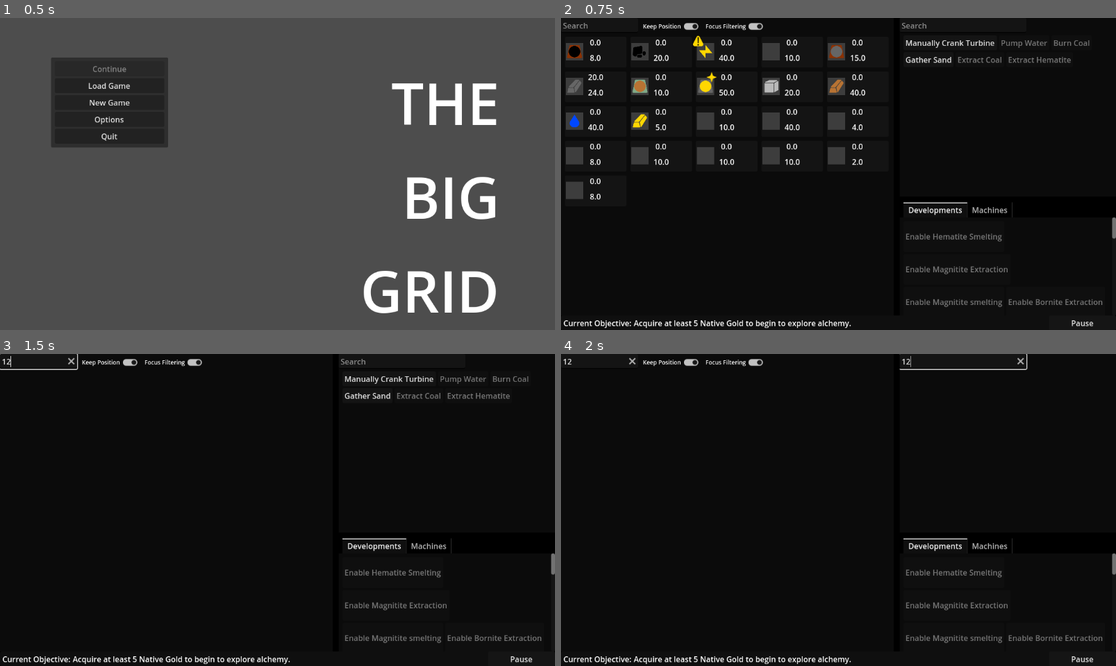
Above: before the commit, frames 1-4 (two rows, left to right).
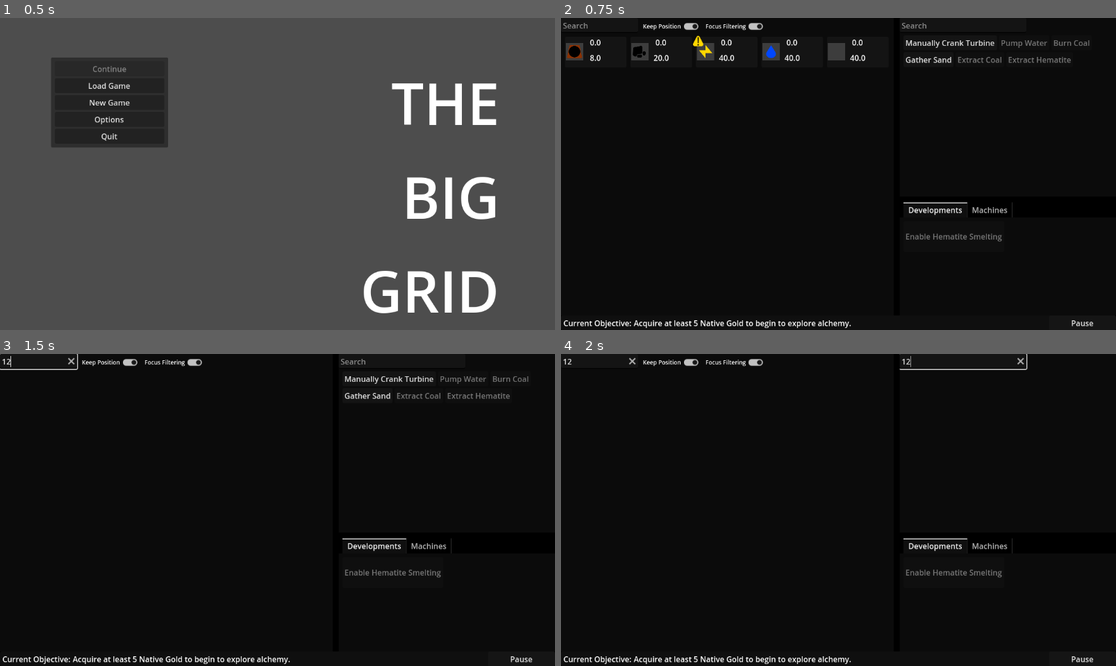
Above: after the commit, the same moments.

Repository: Carth501/The-Big-Grid
Game: Godot game, scene res://scenes/MainMenu.tscn
Same seed, same stepped clock (60 frames per second), same inputs: the game is played once before the commit and once after it. Sound files missing from this copy of the repository are replaced by a short silence.
Inputs (mouse positions are in pixels of both pictures, inside the frame that each line leads up to):
- Up to frame 1 (0.5 s): no input
- Up to frame 2 (0.75 s): click "New Game" at 0.5 s
- Up to frame 3 (1.5 s): click (38, 360) at 1.27 s; type "12" at 1.35 s
- Up to frame 4 (2 s): click (960, 360) at 1.5 s; type "12" at 1.58 s

Frame 1 is identical in both runs. In frame 2, 4.4% of the frame differs, in the area x 0-100%, y 8-93%; in frame 3, 0.6%; in frame 4, 0.6%.

Commit message:
implement supply and development revealing

Diff:
--- a/scenes/Game.tscn
+++ b/scenes/Game.tscn
@@ -557,6 +557,7 @@
 [connection signal="action_search_filter" from="Logic/ActionManager" to="Display/MiddleSplit/RightSplit/ActionBackground/ActionScrollContainer/MarginContainer/HFlowContainer" method="filter_actions"]
 [connection signal="new_action" from="Logic/ActionManager" to="Display/MiddleSplit/RightSplit/ActionBackground/ActionScrollContainer/MarginContainer/HFlowContainer" method="build_action_button"]
 [connection signal="open_menu" from="Logic/ActionManager" to="Display/MiddleSplit/RightSplit/ActionBackground" method="open_menu"]
+[connection signal="reveal_supply" from="Logic/ActionManager" to="Logic/SupplyCollection" method="reveal_supply"]
 [connection signal="update_filter" from="Logic/FilterForeman" to="Display/MiddleSplit/SupplyBackground/SupplyScrollContainer/MarginContainer/HFlowContainer" method="filter"]
 [connection signal="update_focus_filtering" from="Logic/OptionsOverseer" to="Logic/FilterForeman" method="set_secondary_filter_active"]
 [connection signal="newStepDescription" from="Logic/ObjectiveSystem" to="Display/Panel/CurrentObjectiveLine" method="update_objective"]
--- a/scenes/display/SupplyDisplay.tscn
+++ b/scenes/display/SupplyDisplay.tscn
@@ -10,6 +10,7 @@
 [ext_resource type="Script" path="res://scripts/display/SupplyWarning.gd" id="8_0ypd4"]
 
 [node name="SupplyDisplay" type="Control" node_paths=PackedStringArray("supply_icon_display", "value_label", "max_label", "delta_label", "supply_button", "supply_change_feedback", "supply_curtain", "objective_star", "supply_warning")]
+visible = false
 custom_minimum_size = Vector2(128, 64)
 layout_mode = 3
 anchors_preset = 0
--- a/scripts/display/DevButton.gd
+++ b/scripts/display/DevButton.gd
@@ -6,6 +6,9 @@
 var complete := false
 @export var description_popup : PanelContainer
 @export var description : Label
+
+func _ready() -> void:
+	visible = false
 
 func set_id(new_id : String):
 	id = new_id
@@ -17,6 +20,7 @@
 	set_enabled(dev.available)
 	set_strings(dev.translated_strings)
 	dev.update_translations.connect(set_strings)
+	dev.reveal.connect(reveal)
 	development = dev
 
 func set_strings(new_strings : Dictionary):
@@ -56,3 +60,7 @@
 
 func lose_focus():
 	development.lose_focus()
+
+func reveal():
+	if(!complete):
+		visible = true
--- a/scripts/display/SupplyDisplay.gd
+++ b/scripts/display/SupplyDisplay.gd
@@ -10,6 +10,7 @@
 @export var objective_star : Objective_Star
 @export var supply_warning : Supply_Warning
 var supply : Supply
+var revealed := false
 var showing := true
 var static_position := true
 
@@ -17,6 +18,7 @@
 supply_collection : Supply_Collection,
 options_overseer : Options_Overseer):
 	supply = supply_collection.get_supply(id)
+	supply.reveal_this.connect(reveal)
 	value_label.text = center(str("%.1f" % supply.value))
 	supply.update_value.connect(set_value_display)
 	supply.new_delta.connect(add_new_delta)
@@ -35,6 +37,8 @@
 		var warning_num = (1.0 - supply.degrade) * 100
 		var warning_text = str("This resource degrades ", warning_num, "%.")
 		supply_warning.add_text(warning_text)
+	visible = revealed
+
 
 func set_icon_display():
 	if(supply.supply_icon_path != null && supply.supply_icon_path != ""):
@@ -65,8 +69,19 @@
 func set_active():
 	supply_curtain.visible = false
 
+func reveal():
+	revealed = true;
+	if(static_position):
+		visible = true
+		supply_button.visible = showing
+	else:
+		visible = showing
+		supply_button.visible = true
+
 func show_supply(setting : bool):
 	showing = setting
+	if(!revealed):
+		return
 	if(static_position):
 		supply_button.visible = showing
 	else:
@@ -74,6 +89,8 @@
 
 func set_static_position(setting : bool):
 	static_position = setting
+	if(!revealed):
+		return
 	if(!showing):
 		if(static_position):
 			visible = true
--- a/scripts/logic/ActionManager.gd
+++ b/scripts/logic/ActionManager.gd
@@ -3,6 +3,7 @@
 signal open_menu(action : Action)
 signal new_action(id : String)
 signal action_search_filter(Array)
+signal reveal_supply(String)
 
 @export var supply_collection : Supply_Collection
 @export var filter_foreman : Filter_Foreman
@@ -22,6 +23,9 @@
 	new_action_logic.set_filter_foreman(filter_foreman)
 	new_action.emit(id)
 	new_action_logic.open_menu.connect(open_action_menu)
+	var changes = ActionsSingle.data[id].changes
+	for change in changes:
+		reveal_supply.emit(change)
 
 func open_action_menu(id : String):
 	open_menu.emit(full_action_list[id])
--- a/scripts/logic/Development.gd
+++ b/scripts/logic/Development.gd
@@ -3,6 +3,7 @@
 signal update_availability(availability : bool)
 signal complete
 signal update_translations(translated_strings : Dictionary)
+signal reveal
 
 var id : String
 var changes : Dictionary
@@ -23,6 +24,8 @@
 		var supply = supply_collection.get_or_create_supply(supply_id)
 		supplies[supply_id] = supply
 		supply.update_value.connect(process_availability)
+		supply.reveal_this.connect(check_supplies)
+	check_supplies()
 	process_availability()
 	SupplyTranslatorSingle.new_override.connect(decide_if_name_update_needed)
 	translation_data = DevelopmentTranslatorSingle.data[id]
@@ -92,3 +95,9 @@
 
 func lose_focus():
 	filter_foreman.clear_primary_filter()
+
+func check_supplies():
+	for supply_id in supplies:
+		if(!supplies[supply_id].revealed):
+			return
+	reveal.emit()
--- a/scripts/logic/Supply.gd
+++ b/scripts/logic/Supply.gd
@@ -10,6 +10,7 @@
 signal unset_obj()
 signal tag_added(String)
 signal tag_removed(String)
+signal reveal_this()
 
 var id := ""
 var value := 0.0
@@ -26,6 +27,7 @@
 var upgrade_hover := true
 var upgrade_focus := false
 var tags : Array[String] = []
+var revealed := false
 
 func set_id(new_id : String):
 	id = new_id
@@ -163,3 +165,7 @@
 func set_tags(new_tags : Array):
 	for tag in new_tags:
 		add_tag(tag)
+
+func reveal():
+	revealed = true
+	reveal_this.emit()
--- a/scripts/logic/SupplyCollection.gd
+++ b/scripts/logic/SupplyCollection.gd
@@ -95,3 +95,7 @@
 
 func delist():
 	Logic_Directory_Single.directory.erase("Supply_Collection")
+
+func reveal_supply(id : String):
+	if(supplies.has(id)):
+		supplies[id].reveal()
